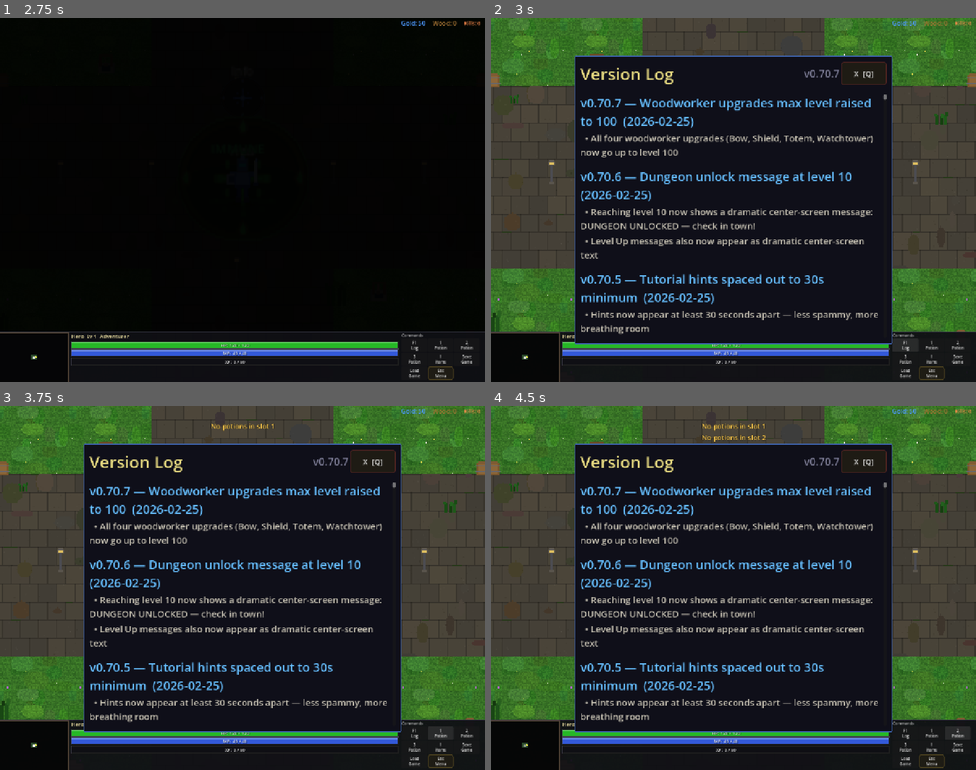
Above: before the commit, frames 1-4 (two rows, left to right).
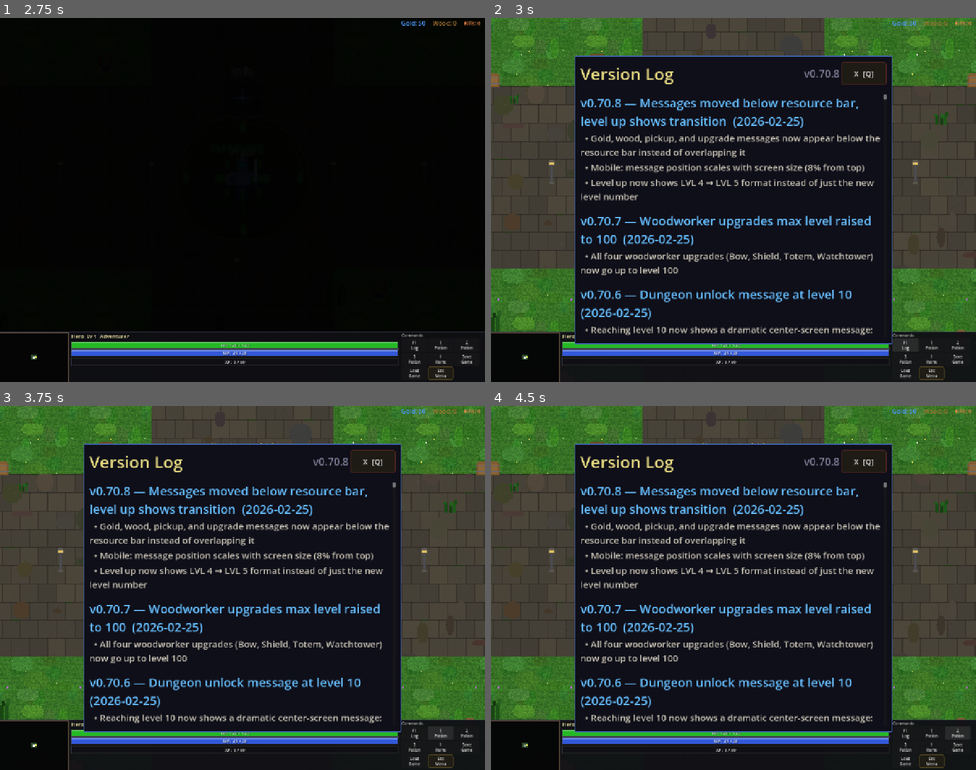
Above: after the commit, the same moments.

Repository: slxny/legends-open-rpg
Game: Godot game, scene res://scenes/main.tscn
The game is run twice, just before and just after one commit, with the same random seed, the same clock (stepped at 60 frames per second) and the same inputs.
Inputs (mouse positions are in pixels of both pictures, inside the frame that each line leads up to):
- Up to frame 1 (2.75 s): tap Enter at 0.5 s; move the mouse to (349, 181) at 0.52 s; hold D (move_right) 0.53-1.25 s; hold Space (attack) 0.53-1.25 s; click (349, 181) at 0.67 s; drag from (145, 218) to (218, 272) at 1.27 s; click "SELECT" at 2 s
- Up to frame 2 (3 s): click "F1 Log" at 2.75 s
- Up to frame 3 (3.75 s): click "1 Potion" at 3.5 s
- Up to frame 4 (4.5 s): click "2 Potion" at 4.25 s

Frame 1 is identical in both runs. In frame 2, 10% of the frame differs, in the area x 18-81%, y 14-88%; in frame 3, 10%; in frame 4, 11%, in the area x 18-81%, y 4-88%.
Error in both runs: Invalid assignment of property or key '_mobile_potion_btns' with value of type 'Array' on a base object of type 'CharacterBody2D (player.gd)'. (res://scenes/ui…

Commit message:
Messages below resource bar, level up shows LVL X → LVL Y (v0.70.8)
Moved game message container from 40px to 90px top offset (desktop) and
8% of screen height (mobile) so text no longer overlaps the resource
bar. Level up message now shows transition: LVL 4 → LVL 5.

Co-Authored-By: Claude Opus 4.6 <noreply@anthropic.com>

Diff:
--- a/scenes/main.gd
+++ b/scenes/main.gd
@@ -172,7 +172,7 @@
 func _on_player_leveled_up(new_level: int) -> void:
 	var gold_color = Color(1.0, 0.9, 0.2)
 	var stat_color = Color(0.6, 0.95, 0.6)
-	GameManager.game_message.emit("Level Up! Lv %d" % new_level, gold_color)
+	GameManager.game_message.emit("Level Up!  LVL %d → LVL %d" % [new_level - 1, new_level], gold_color)
 
 	# Show individual stat gains as top-down notifications
 	var data = HeroData.get_hero(_player.stats.hero_class)
--- a/scenes/ui/changelog_dialog.gd
+++ b/scenes/ui/changelog_dialog.gd
@@ -9,9 +9,19 @@
 var _is_visible: bool = false
 var _is_mobile: bool = false
 
-const GAME_VERSION := "v0.70.7"
+const GAME_VERSION := "v0.70.8"
 
 const CHANGELOG: Array[Dictionary] = [
+	{
+		"version": "v0.70.8",
+		"title": "Messages moved below resource bar, level up shows transition",
+		"date": "2026-02-25",
+		"entries": [
+			"Gold, wood, pickup, and upgrade messages now appear below the resource bar instead of overlapping it",
+			"Mobile: message position scales with screen size (8% from top)",
+			"Level up now shows LVL 4 → LVL 5 format instead of just the new level number",
+		]
+	},
 	{
 		"version": "v0.70.7",
 		"title": "Woodworker upgrades max level raised to 100",
--- a/scenes/ui/game_messages.gd
+++ b/scenes/ui/game_messages.gd
@@ -6,6 +6,13 @@
 
 func _ready() -> void:
 	GameManager.game_message.connect(_on_game_message)
+	# Push messages below the resource bar
+	var is_mobile = GameManager.is_mobile_device()
+	if is_mobile:
+		var vp = get_viewport().get_visible_rect().size
+		var top_offset = vp.y * 0.08  # 8% from top, below resource bar
+		message_container.offset_top = top_offset
+		message_container.offset_bottom = top_offset + 300
 
 func _on_game_message(text: String, color: Color = Color.WHITE) -> void:
 	# Cap cleanup to avoid unbounded loop
--- a/scenes/ui/game_messages.tscn
+++ b/scenes/ui/game_messages.tscn
@@ -10,8 +10,8 @@
 anchors_preset = 10
 anchor_right = 1.0
 offset_left = 12.0
-offset_top = 40.0
+offset_top = 90.0
 offset_right = -12.0
-offset_bottom = 200.0
+offset_bottom = 300.0
 grow_horizontal = 2
 theme_override_constants/separation = 4
